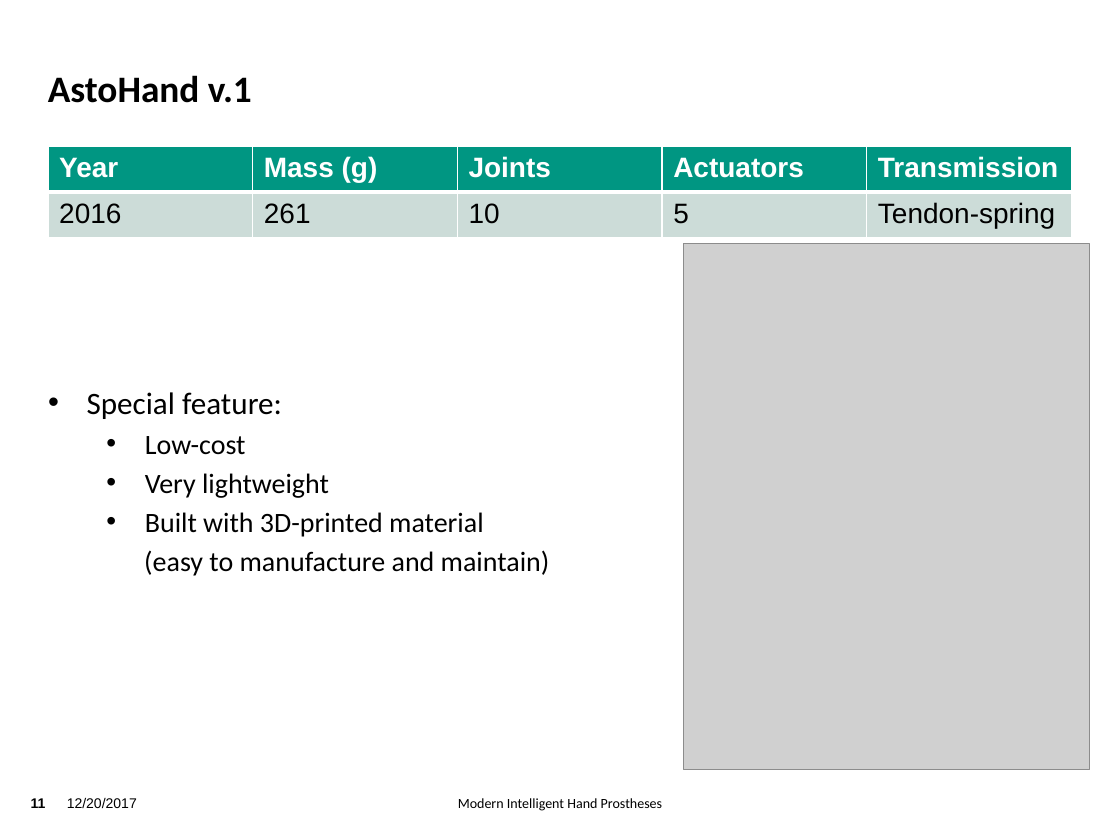
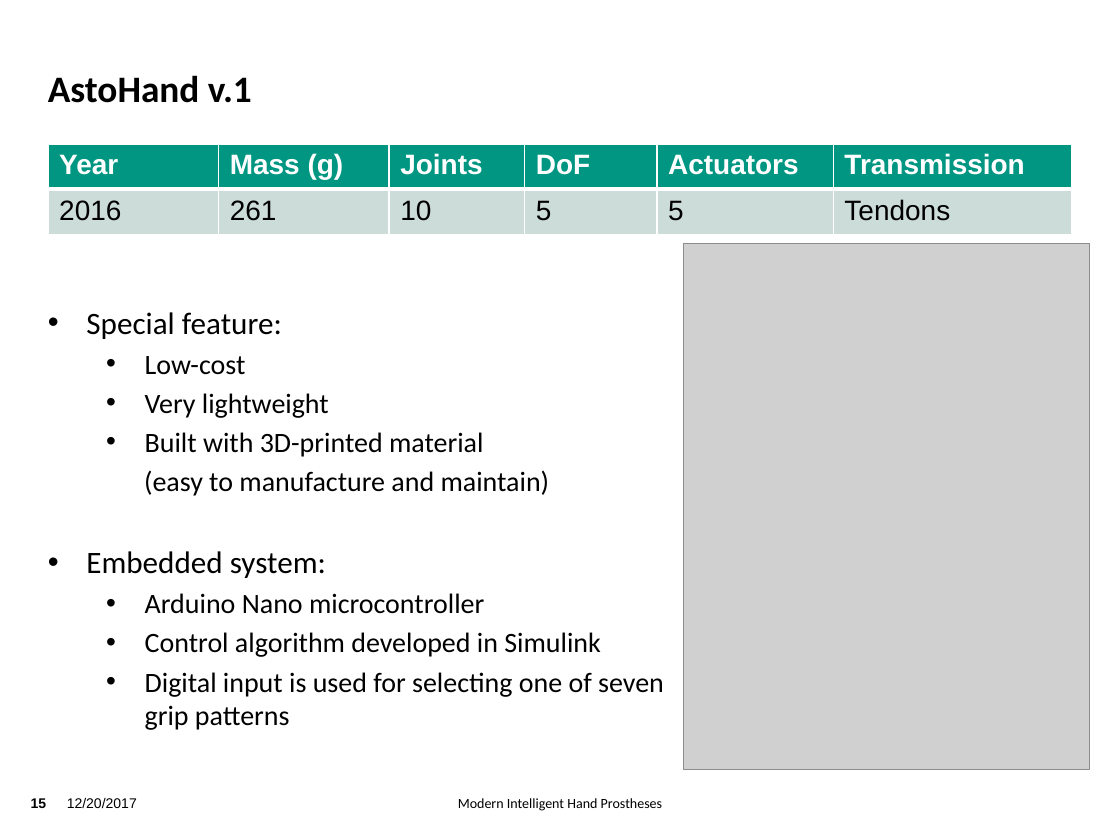
Before and after one commit to TsStocker/HumanoideRobotik, a slide deck: slide 15 of Vortrag/Vortrag.pptx (slide 11 before the commit). Drawn at 1120x840 pixels with LibreOffice and Linux fonts; fonts in the diff are those of the drawing; grey boxes stand for pictures; background and template pictures are left out. Boxes give left, top, right and bottom in pixels: in the first picture for what was removed or moved away, otherwise in the second. Text is boxed around its words. In the diff, an @@ line names an element or a change of style, - is before the commit and + after.

```diff
--- a/Vortrag/Vortrag.pptx
+++ b/Vortrag/Vortrag.pptx
@@ table at box(48, 144, 1071, 235) @@
+column 4: DoF | 5
-column 6, row 2: Tendon-spring
+column 6, row 2: Tendons
@@ text "Special feature:": place and size @@
-text "Special feature:" at box(87, 392, 550, 576)
+text "Special feature:" at box(86, 312, 664, 730)
@@ text at box(86, 551, 664, 730): paragraphs added @@
+• Embedded system:
+  • Arduino Nano microcontroller
+  • Control algorithm developed in Simulink
+  • Digital input is used for selecting one of seven grip patterns
@@ page number at box(31, 798, 47, 808): text changed @@
-11
+15
```
Also in this commit, not shown: 13 other slides changed, 7 slides added, 1 slide removed, 1 other file.
